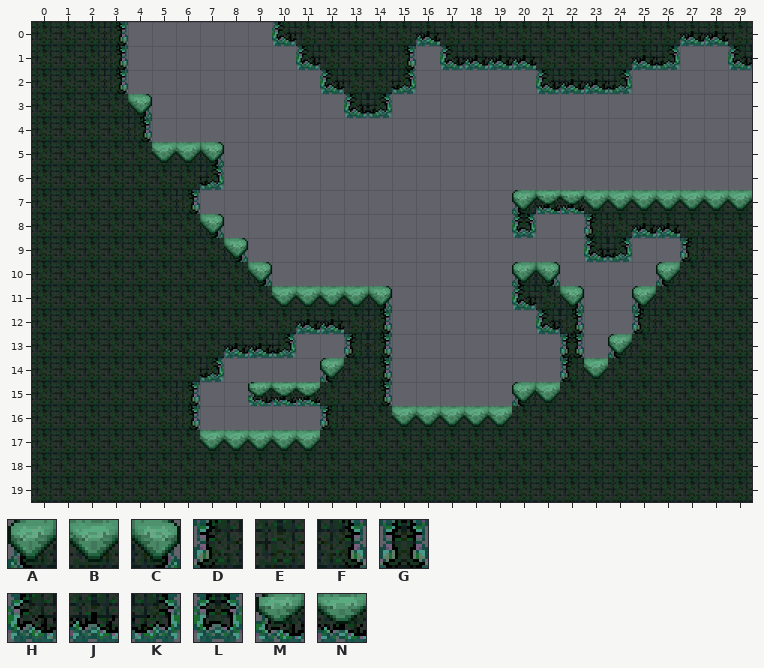
Two states of a Tiled map, captain_brinetooth/Assets/maps/level_rooms0/NEtile8.tmx. The picture above is the old version.
Cells are 64x64 px. Shown: x 0..29, y 0..19.
Key: from "level0": A 0, B 1, C 2, D 4, E 5, F 6, G 7, H 8, J 9, K 10, L 11, M 12, N 13.
_ is an empty cell.
Layer "tiles" before, first column x 0:
 0 EEEF______HEEEEEJEEEEEEEEEEJJE
 1 EEEF_______HEEEF_HJJJEEEEJK__H
 2 EEEF________HEEK_____HJJK_____
 3 EEEEC________HK_______________
 4 EEEEF_________________________
 5 EEEEEBBC______________________
 6 EEEEEEEK______________________
 7 EEEEEEF_____________ANNBBBBBBB
 8 EEEEEEEC____________L__DEJJEEE
 9 EEEEEEEEC______________HK__DEE
10 EEEEEEEEEC__________AC____AEEE
11 EEEEEEEEEEBBBBC_____HEC__AEEEE
12 EEEEEEEEEEEJJEF______HF__DEEEE
13 EEEEEEEEJJK__DF_______G_AEEEEE
14 EEEEEEEK____AEF_______DBEEEEEE
15 EEEEEEF__MNNEEF_____ABEEEEEEEE
16 EEEEEEF_____DEEBBBBBEEEEEEEEEE
17 EEEEEEEBBBBBEEEEEEEEEEEEEEEEEE
18 EEEEEEEEEEEEEEEEEEEEEEEEEEEEEE
19 EEEEEEEEEEEEEEEEEEEEEEEEEEEEEE
After the commit:
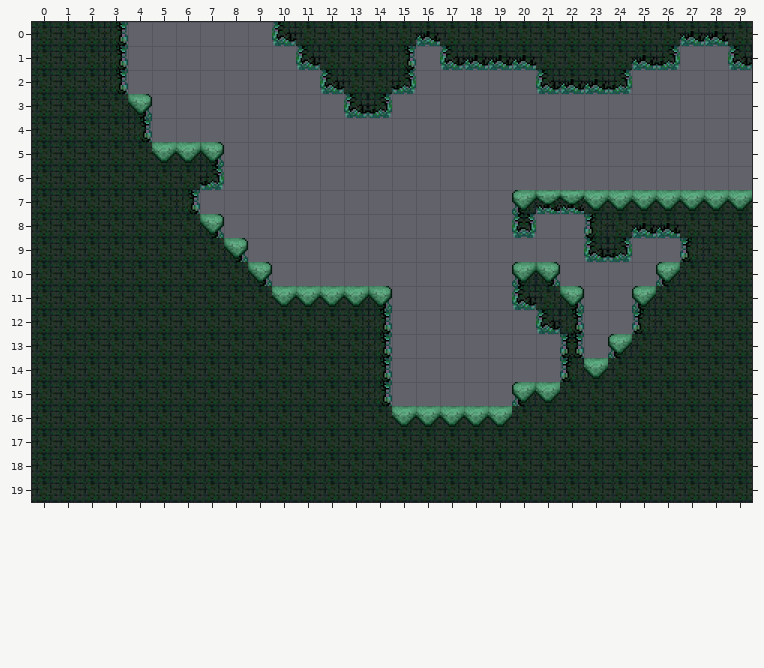
Change:
Changed rows in their new state; . is an unchanged cell.
Layer "tiles":
first column x 6:
12 .....EE.
13 ..EEEEEE
14 .EEEEEE.
15 EEEEEE..
16 EEEEEEE.
17 .EEEEE..
Boxes around the changes in both pictures, in picture pixels (x1, y1, x2, y2):
changed: (176, 319, 368, 451)
